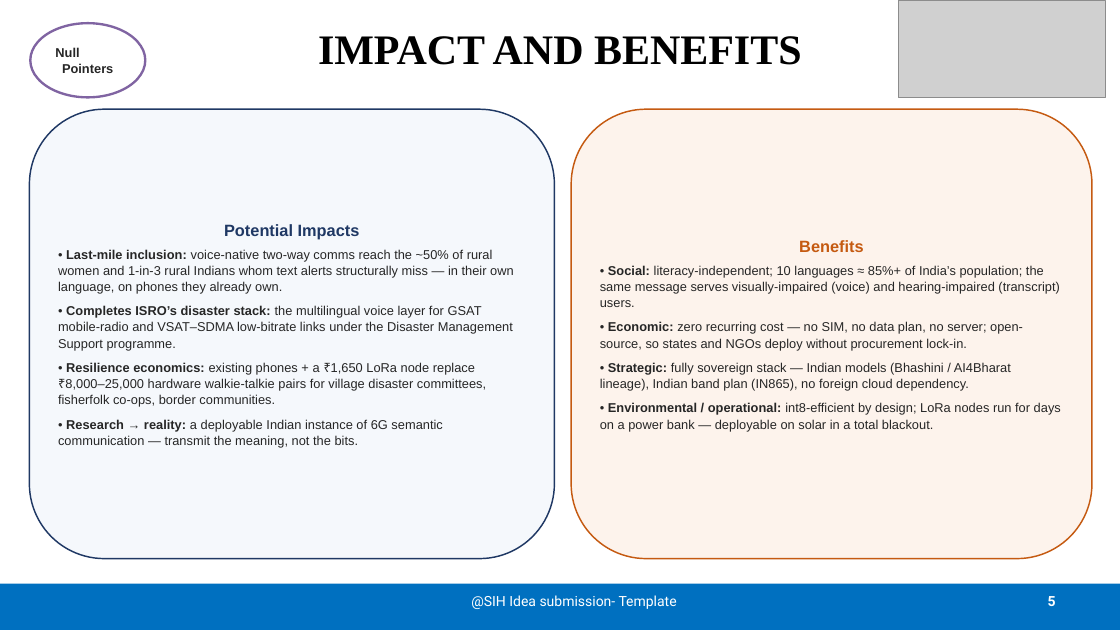
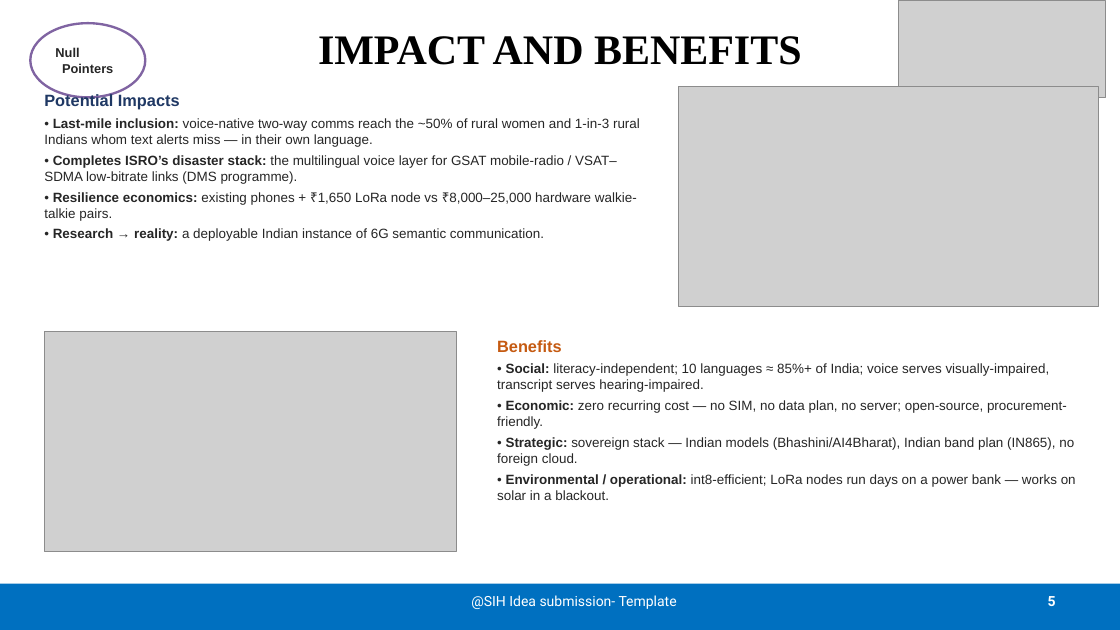
Before and after one commit to satyam-mishra-dev/itantra, a slide deck: slide 5 of docs/SIH2026-iTantra-idea-PPT.pptx. Drawn at 1120x630 pixels with LibreOffice and Linux fonts; fonts in the diff are those of the drawing; grey boxes stand for pictures. Boxes give left, top, right and bottom in pixels: in the first picture for what was removed or moved away, otherwise in the second. Text is boxed around its words. In the diff, an @@ line names an element or a change of style, - is before the commit and + after.

```diff
--- a/docs/SIH2026-iTantra-idea-PPT.pptx
+++ b/docs/SIH2026-iTantra-idea-PPT.pptx
@@ text "Potential Impacts": place and size @@
-text "Potential Impacts" at <box>29,109,555,559</box>
+text "Potential Impacts" at <box>44,93,640,241</box>
@@ text "Potential Impacts" at <box>44,93,640,241</box>: vertical alignment middle to top; fill #F5F8FC to none; outline #1F3864 1.25 pt to none @@
@@ picture added at <box>679,87,1099,307</box> @@
@@ text at <box>44,118,640,241</box>: text changed; size 11 to 11.5 pt @@
-• Last-mile inclusion: voice-native two-way comms reach the ~50% of rural women and 1-in-3 rural Indians whom text alerts structurally miss — in their own language, on phones they already own.
-• Completes ISRO’s disaster stack: the multilingual voice layer for GSAT mobile-radio and VSAT–SDMA low-bitrate links under the Disaster Management Support programme.
-• Resilience economics: existing phones + a ₹1,650 LoRa node replace ₹8,000–25,000 hardware walkie-talkie pairs for village disaster committees, fisherfolk co-ops, border communities.
-• Research → reality: a deployable Indian instance of 6G semantic communication — transmit the meaning, not the bits.
+• Last-mile inclusion: voice-native two-way comms reach the ~50% of rural women and 1-in-3 rural Indians whom text alerts miss — in their own language.
+• Completes ISRO’s disaster stack: the multilingual voice layer for GSAT mobile-radio / VSAT–SDMA low-bitrate links (DMS programme).
+• Resilience economics: existing phones + ₹1,650 LoRa node vs ₹8,000–25,000 hardware walkie-talkie pairs.
+• Research → reality: a deployable Indian instance of 6G semantic communication.
@@ text at <box>44,93,180,110</box>: alignment centre to left; less space between paragraphs @@
@@ picture added at <box>45,332,456,552</box> @@
@@ text "Benefits": place and size @@
-text "Benefits" at <box>571,109,1092,559</box>
+text "Benefits" at <box>497,340,1076,500</box>
@@ text "Benefits" at <box>497,340,1076,500</box>: vertical alignment middle to top; fill #FDF3EC to none; outline #C55A11 1.25 pt to none @@
@@ text at <box>497,340,561,352</box>: alignment centre to left; less space between paragraphs @@
@@ text at <box>497,363,1076,500</box>: text changed; size 11 to 11.5 pt @@
-• Social: literacy-independent; 10 languages ≈ 85%+ of India’s population; the same message serves visually-impaired (voice) and hearing-impaired (transcript) users.
-• Economic: zero recurring cost — no SIM, no data plan, no server; open-source, so states and NGOs deploy without procurement lock-in.
-• Strategic: fully sovereign stack — Indian models (Bhashini / AI4Bharat lineage), Indian band plan (IN865), no foreign cloud dependency.
-• Environmental / operational: int8-efficient by design; LoRa nodes run for days on a power bank — deployable on solar in a total blackout.
+• Social: literacy-independent; 10 languages ≈ 85%+ of India; voice serves visually-impaired, transcript serves hearing-impaired.
+• Economic: zero recurring cost — no SIM, no data plan, no server; open-source, procurement-friendly.
+• Strategic: sovereign stack — Indian models (Bhashini/AI4Bharat), Indian band plan (IN865), no foreign cloud.
+• Environmental / operational: int8-efficient; LoRa nodes run days on a power bank — works on solar in a blackout.
```
Also in this commit, not shown: 5 other slides changed.
